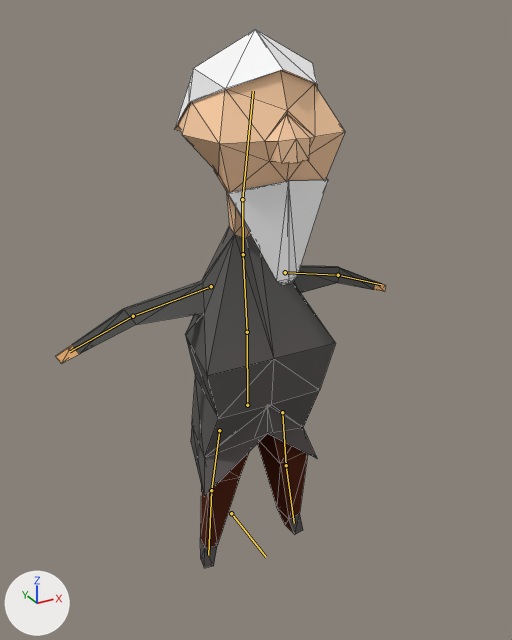
The Blender file TheOvercoat/Assets/Models(blend)/Karakterler/armature1.blend as it was, and as the next commit left it.
Before and after are seen from a 50 mm camera at (-1.058, -1.937, 1.95) aimed at (-0.034, -0.076, 1.02). Lighting does not change. The marker at lower left points along +X, +Y and +Z. The bones that bend it are drawn over the model as lines. Mesh edges are drawn as thin lines.
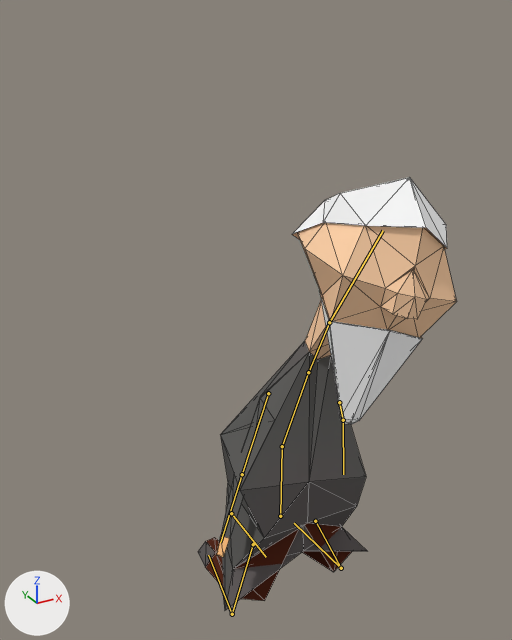
The newer file adds an action. The first version stands in its rest pose; the second is drawn at frame 164 of the action 'dieLoop'.

What the commit changed:
Bone 'Torso' (bone_torso) moves from (0.0, 0.0, 0.0) to (0.0, -0.492, 0.373).
Bone 'Chest' (bone_chest) turns from (0, 0, 0) to (6, -4, -20) degrees about its own x, y and z.
Bone 'HandIK.R' (bone_handik_r) moves from (0.0, 0.0, 0.0) to (-0.205, -0.005, -1.104).
Bone 'LegIK.R' (bone_legik_r) moves from (0.0, 0.0, 0.0) to (-0.069, -2.396, 0.028).
Bone 'HandIK.L' (bone_handik_l) moves from (0.0, 0.0, 0.0) to (-0.074, -0.098, -1.188).
Bone 'LegIK.L' (bone_legik_l) moves from (0.0, 0.0, 0.0) to (-0.025, -2.396, 0.07).

Pixel boxes (x1, y1, x2, y2) of what changed, in the pictures (512 x 640 px):
'Cube.000', posed (21% narrower, 19% shorter)
    before: (56, 29, 385, 568)
    after: (198, 177, 457, 611)
bone 'Torso', root to tip
    before: (247, 405) to (247, 332)
    after: (280, 516) to (282, 446)
bone 'Chest', root to tip
    before: (247, 332) to (243, 254)
    after: (282, 446) to (308, 372)
